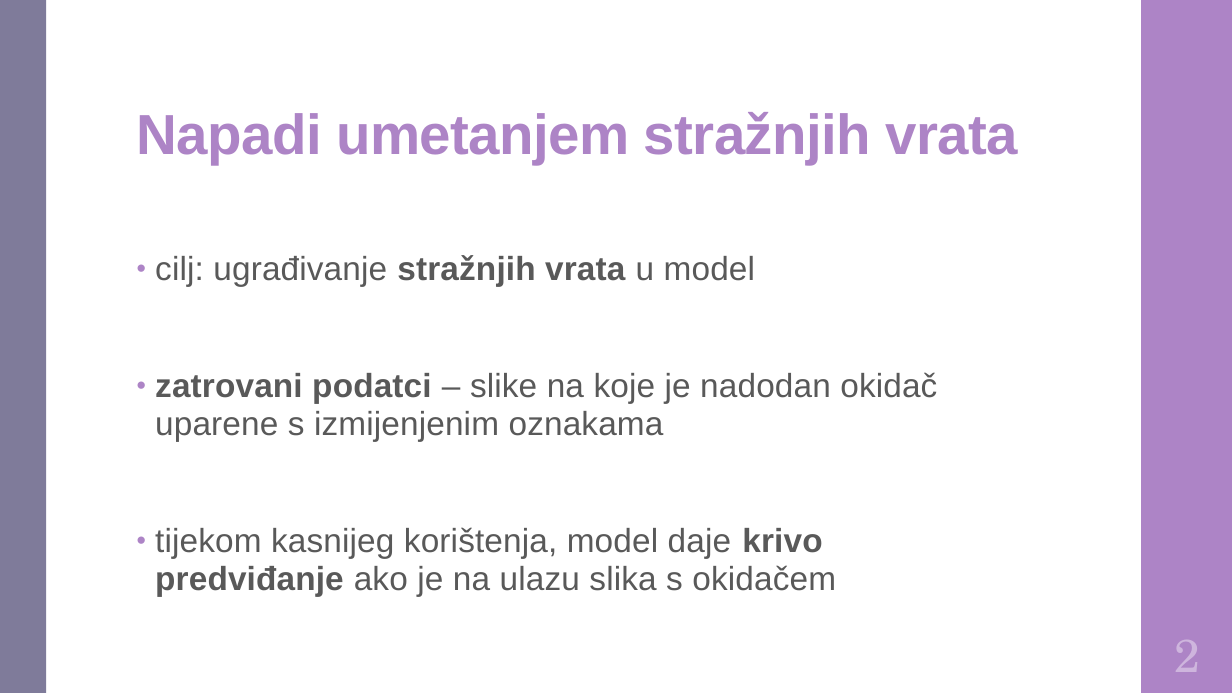
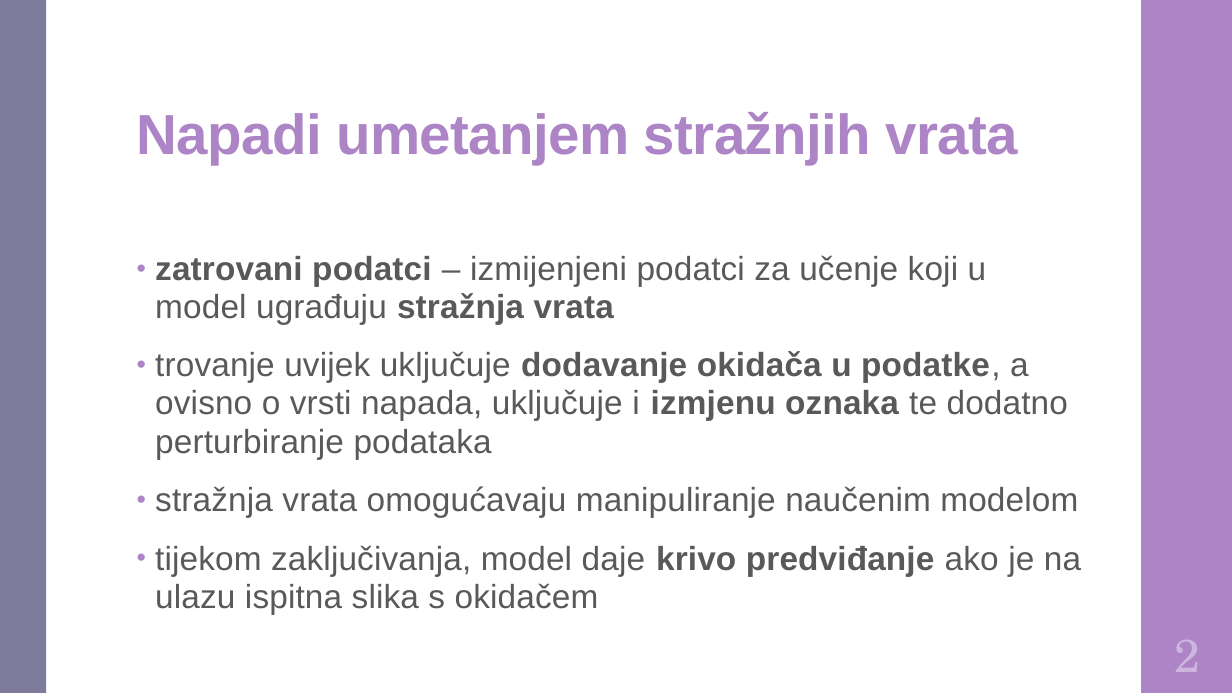
Before and after one commit to DomJamb/Diplomski-Rad-Doku, a slide deck: slide 4 of Prezentacija/Varijacijsko učenje na zašumljenim oznakama.pptx. Drawn at 1232x693 pixels with LibreOffice and Linux fonts; fonts in the diff are those of the drawing. Boxes give left, top, right and bottom in pixels: in the first picture for what was removed or moved away, otherwise in the second. Text is boxed around its words. In the diff, an @@ line names an element or a change of style, - is before the commit and + after.

Commit message:
update presentation

```diff
--- a/Prezentacija/Varijacijsko učenje na zašumljenim oznakama.pptx
+++ b/Prezentacija/Varijacijsko učenje na zašumljenim oznakama.pptx
@@ text at (155, 255, 1081, 614): text changed @@
-• cilj: ugrađivanje stražnjih vrata u model
-• zatrovani podatci – slike na koje je nadodan okidač uparene s izmijenjenim oznakama
-• tijekom kasnijeg korištenja, model daje krivo predviđanje ako je na ulazu slika s okidačem
+• zatrovani podatci – izmijenjeni podatci za učenje koji u model ugrađuju stražnja vrata
+• trovanje uvijek uključuje dodavanje okidača u podatke, a ovisno o vrsti napada, uključuje i izmjenu oznaka te dodatno perturbiranje podataka
+• stražnja vrata omogućavaju manipuliranje naučenim modelom
+• tijekom zaključivanja, model daje krivo predviđanje ako je na ulazu ispitna slika s okidačem
```
Also in this commit, not shown: 16 other slides changed, 2 slides added, 1 other file.
